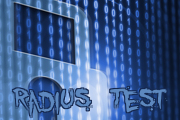
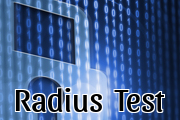
Comparing the layer stacks of the two w=180, h=120 images. Changes:
painted on "Radius Test" over [12, 86, 169, 117]
painted on "Layer" over [11, 85, 169, 118]
